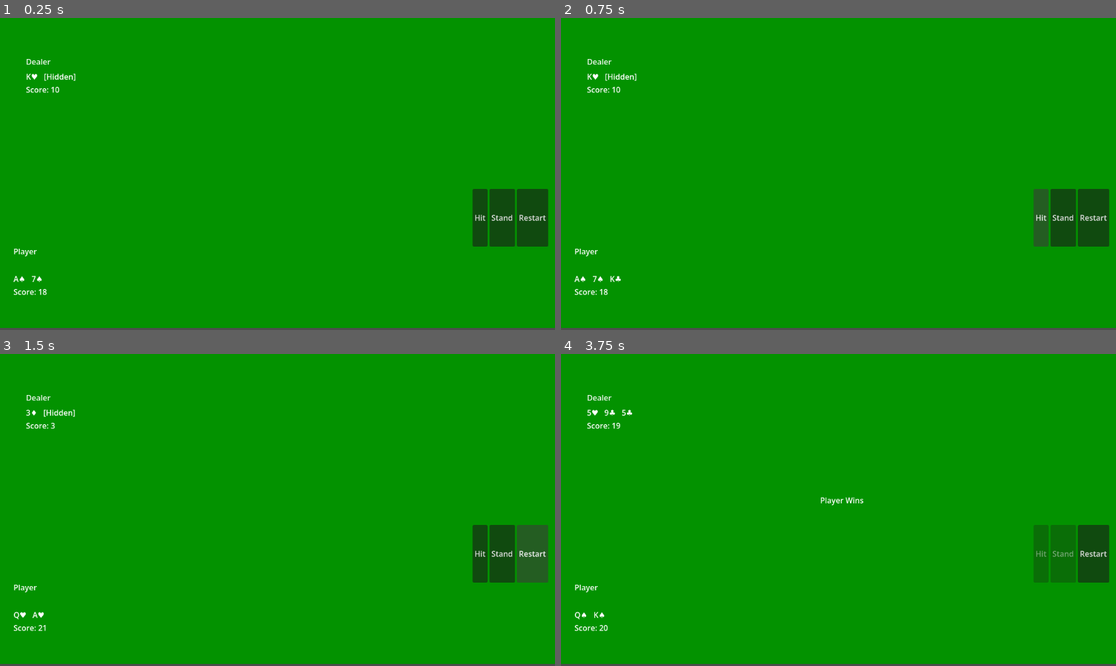
Above: before the commit, frames 1-4 (two rows, left to right).
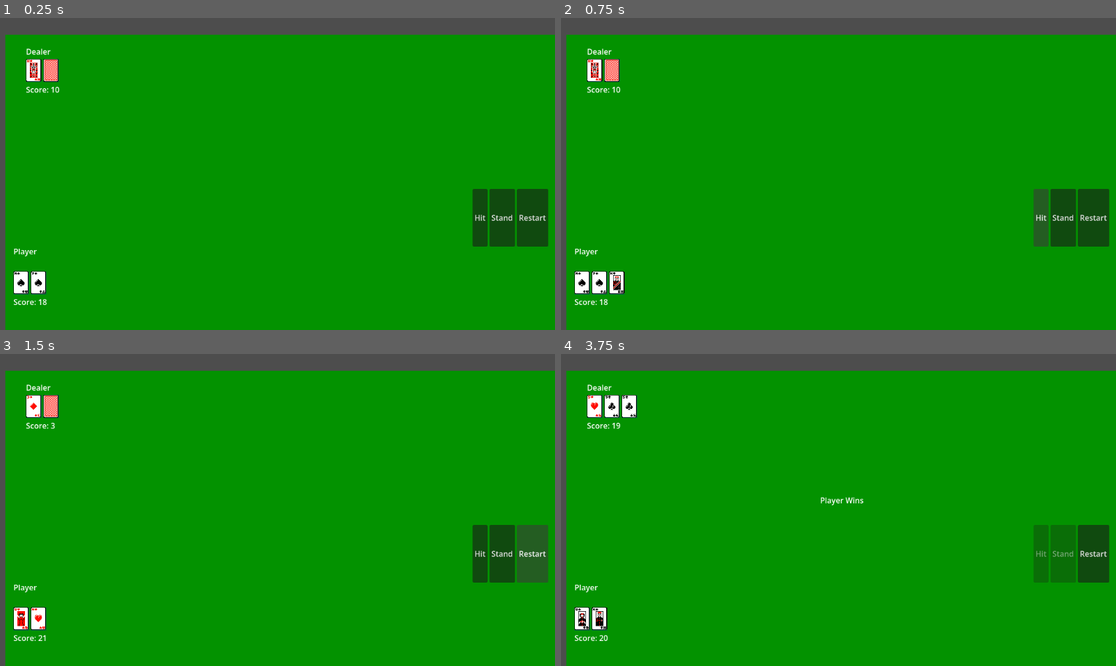
Above: after the commit, the same moments.

Repository: sebapoblete09/Blackjack-project
Game: Godot game, scene res://scenes/main.tscn
The game is run twice, just before and just after one commit, with the same random seed, the same clock (stepped at 60 frames per second) and the same inputs.
Inputs:
- Up to frame 1 (0.25 s): no input
- Up to frame 2 (0.75 s): click "Hit" at 0.5 s
- Up to frame 3 (1.5 s): click "Restart" at 1.25 s
- Up to frame 4 (3.75 s): click "Restart" at 2 s; click "Restart" at 2.75 s; click "Stand" at 3.5 s

The runs differ from the first frame. In frame 1, 8.0% of the frame differs, in the area x 0-100%, y 0-100%; in frame 2, 8.2%; in frame 3, 7.9%; in frame 4, 8.1%.

Commit message:
Implement card scene with AtlasTextre and hidden dealer card

Diff:
--- /dev/null
+++ b/scenes/card.tscn
@@ -0,0 +1,19 @@
+[gd_scene format=3 uid="uid://depsmtwv4qkbm"]
+
+[ext_resource type="Script" uid="uid://bpcbg3qrxuxwq" path="res://scripts/card.gd" id="2_ktuci"]
+
+[node name="Card" type="Control" unique_id=1048304060]
+custom_minimum_size = Vector2(32, 48)
+layout_mode = 3
+anchors_preset = 0
+script = ExtResource("2_ktuci")
+
+[node name="TextureRect" type="TextureRect" parent="." unique_id=1341703756]
+layout_mode = 1
+anchors_preset = 15
+anchor_right = 1.0
+anchor_bottom = 1.0
+grow_horizontal = 2
+grow_vertical = 2
+expand_mode = 1
+stretch_mode = 2
--- a/scenes/main.tscn
+++ b/scenes/main.tscn
@@ -21,8 +21,10 @@
 anchors_preset = -1
 anchor_right = 28.912
 anchor_bottom = 16.0
-offset_right = 7.5200195
-offset_bottom = 4.0
+offset_left = 11.0
+offset_top = 35.0
+offset_right = 18.52002
+offset_bottom = 39.0
 grow_horizontal = 2
 grow_vertical = 2
 color = Color(0.013501301, 0.5727481, 0, 1)
@@ -42,10 +44,7 @@
 layout_mode = 2
 text = "Dealer"
 
-[node name="DealerCards" type="HBoxContainer" parent="DealerArea" unique_id=1888935172]
-layout_mode = 2
-
-[node name="DealerCardsLabel" type="Label" parent="DealerArea" unique_id=270241966]
+[node name="DealerCardsContainer" type="HBoxContainer" parent="DealerArea" unique_id=1888935172]
 layout_mode = 2
 
 [node name="DealerScoreLabel" type="Label" parent="DealerArea" unique_id=953087882]
@@ -66,10 +65,7 @@
 text = "Player
 "
 
-[node name="PlayerCards" type="HBoxContainer" parent="PlayerArea" unique_id=1350708797]
-layout_mode = 2
-
-[node name="PlayerCardsLabel" type="Label" parent="PlayerArea" unique_id=2029563615]
+[node name="PlayerCardsContainer" type="HBoxContainer" parent="PlayerArea" unique_id=1350708797]
 layout_mode = 2
 
 [node name="PlayerScoreLabel" type="Label" parent="PlayerArea" unique_id=947034618]
--- a/scripts/card.gd
+++ b/scripts/card.gd
@@ -1,11 +1,60 @@
-extends Node
+extends Control
 
 
-# Called when the node enters the scene tree for the first time.
-func _ready() -> void:
-	pass # Replace with function body.
 
 
-# Called every frame. 'delta' is the elapsed time since the previous frame.
-func _process(delta: float) -> void:
-	pass
+@onready var texture_rect= $TextureRect
+
+const CARD_WIDTH = 32
+const CARD_HEIGHT = 48
+
+const CARD_TEXTURE = preload("res://assets/cards/spritesheet.png")
+
+
+func set_region(x: int, y: int):
+
+	var atlas = AtlasTexture.new()
+
+	atlas.atlas = CARD_TEXTURE
+
+	atlas.region = Rect2(
+		x * CARD_WIDTH,
+		y * CARD_HEIGHT,
+		CARD_WIDTH,
+		CARD_HEIGHT
+	)
+
+	texture_rect.texture = atlas
+
+
+func set_card(card_data):
+
+	var rank_order = [
+		"A","2","3","4","5","6","7","8","9","10","J","Q","K"
+	]
+
+	var suit_order = [
+		"♠",
+		"♣",
+		"♥",
+		"♦"
+	]
+
+	var x = rank_order.find(card_data["rank"])
+	var y = suit_order.find(card_data["suit"])
+
+	set_region(x, y)
+
+func show_back():
+
+	var atlas = AtlasTexture.new()
+	atlas.atlas = CARD_TEXTURE
+
+	atlas.region = Rect2(
+		0,
+		4 * CARD_HEIGHT + 6,
+		CARD_WIDTH,
+		CARD_HEIGHT
+	)
+
+	texture_rect.texture = atlas
--- a/scripts/game_manager.gd
+++ b/scripts/game_manager.gd
@@ -1,13 +1,13 @@
 extends Control
-
+const CardScene = preload("res://scenes/card.tscn")
 # =========================
 # NODES
 # =========================
 
 @onready var deck = $Deck
 
-@onready var player_cards_label = $PlayerArea/PlayerCardsLabel
-@onready var dealer_cards_label = $DealerArea/DealerCardsLabel
+@onready var player_cards_container = $PlayerArea/PlayerCardsContainer
+@onready var dealer_cards_container = $DealerArea/DealerCardsContainer
 
 @onready var player_score_label = $PlayerArea/PlayerScoreLabel
 @onready var dealer_score_label = $DealerArea/DealerScoreLabel
@@ -97,6 +97,23 @@
 	game_over = true
 	set_game_buttons(false)
 
+func clear_cards(container):
+	for child in container.get_children():
+		child.queue_free()
+
+func draw_hand(hand, container, hide_second := false):
+
+	clear_cards(container)
+
+	for i in range(hand.size()):
+
+		var card = CardScene.instantiate()
+		container.add_child(card)
+		if hide_second and i ==1:
+			card.show_back()
+		else:
+			card.set_card(hand[i])
+
 # =========================
 # PLAYER ACTIONS
 # =========================
@@ -159,12 +176,8 @@
 
 func update_ui():
 
-	player_cards_label.text = hand_to_string(player_hand)
-
-	dealer_cards_label.text = hand_to_string(
-		dealer_hand,
-		not reveal_dealer_cards
-	)
+	draw_hand(player_hand, player_cards_container)
+	draw_hand(dealer_hand, dealer_cards_container,not reveal_dealer_cards)
 
 	player_score_label.text = "Score: " + str(calculate_hand_value(player_hand))
 
Binary file added: assets/cards/spritesheet.png
Not shown, added: assets/cards/spritesheet.png.import
